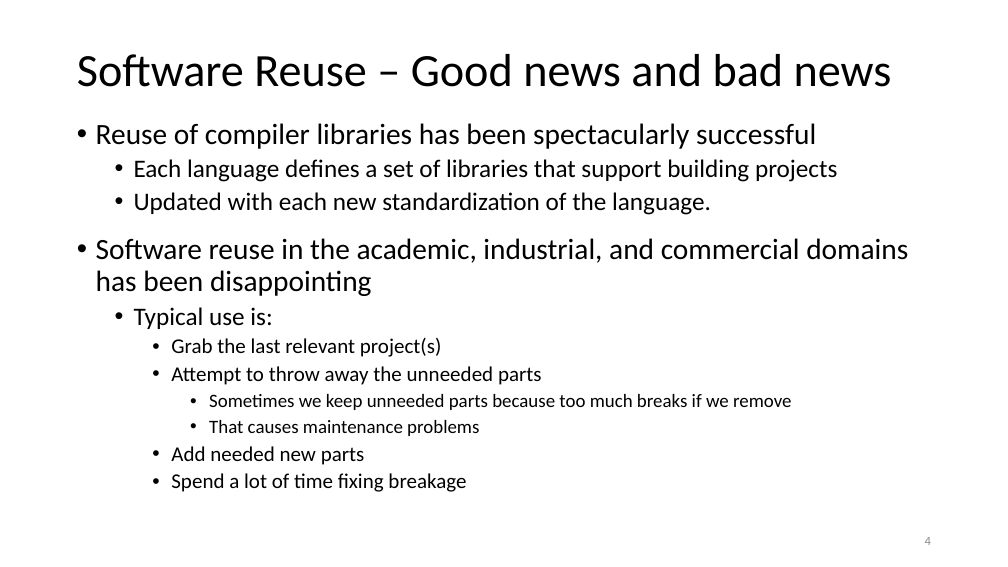
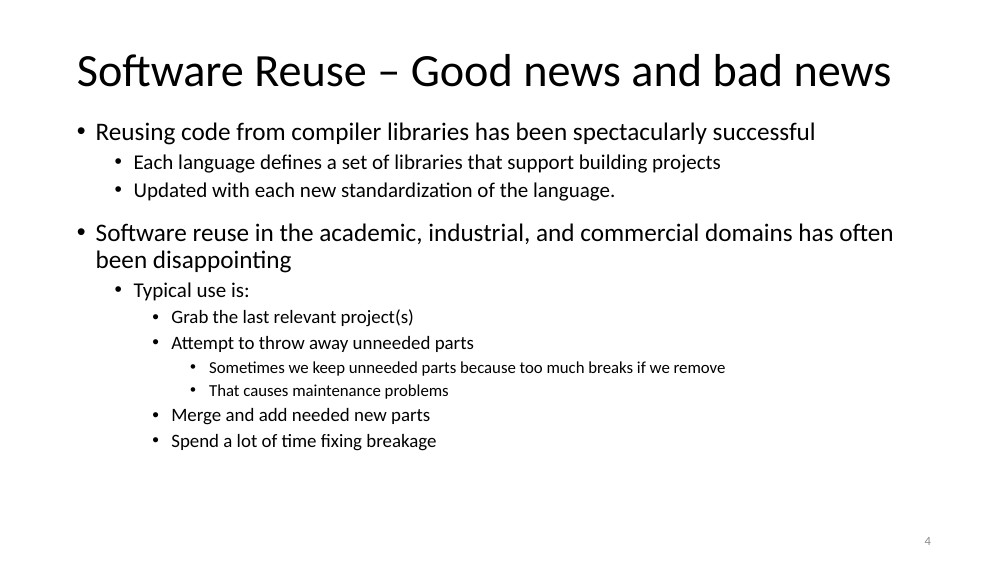
Before and after one commit to JimFawcett/JimFawcett.github.io, a slide deck: slide 4 of Resources/PublishingSourceCode.pptx. Drawn at 1008x567 pixels with LibreOffice and Linux fonts; fonts in the diff are those of the drawing. Boxes give left, top, right and bottom in pixels: in the first picture for what was removed or moved away, otherwise in the second. Text is boxed around its words. In the diff, an @@ line names an element or a change of style, - is before the commit and + after.

```diff
--- a/Resources/PublishingSourceCode.pptx
+++ b/Resources/PublishingSourceCode.pptx
@@ text at [96,122,816,145]: text changed; size 28 to 24 pt @@
-• Reuse of compiler libraries has been spectacularly successful
+• Reusing code from compiler libraries has been spectacularly successful
@@ text at [134,154,726,451]: size 24 to 20 pt in "Each language defines a set of libraries ...", "Updated with each new standardization of the ...", "Typical use is:"; size 20 to 18 pt in "Grab the last relevant project(s)", "Spend a lot of time fixing breakage"; size 18 to 16 pt in "Sometimes we keep unneeded parts because too ...", "That causes maintenance problems" @@
@@ text at [96,223,893,273]: text changed; size 28 to 24 pt @@
-• Software reuse in the academic, industrial, and commercial domains has been disappointing
+• Software reuse in the academic, industrial, and commercial domains has often been disappointing
@@ text at [171,336,474,352]: text changed; size 20 to 18 pt @@
-    • Attempt to throw away the unneeded parts
+    • Attempt to throw away unneeded parts
@@ text at [171,408,430,425]: text changed; size 20 to 18 pt @@
-    • Add needed new parts
+    • Merge and add needed new parts
```
Also in this commit, not shown: 9 other slides changed, 1 other file.
